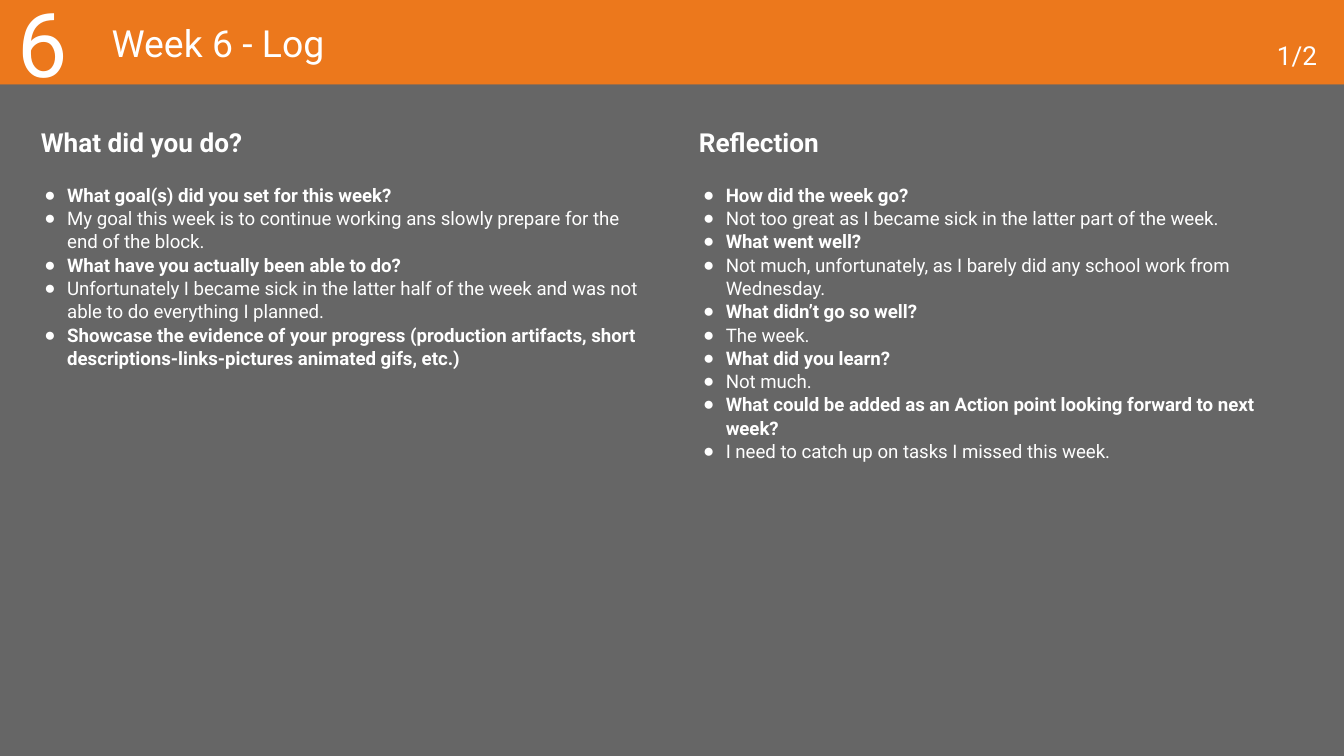
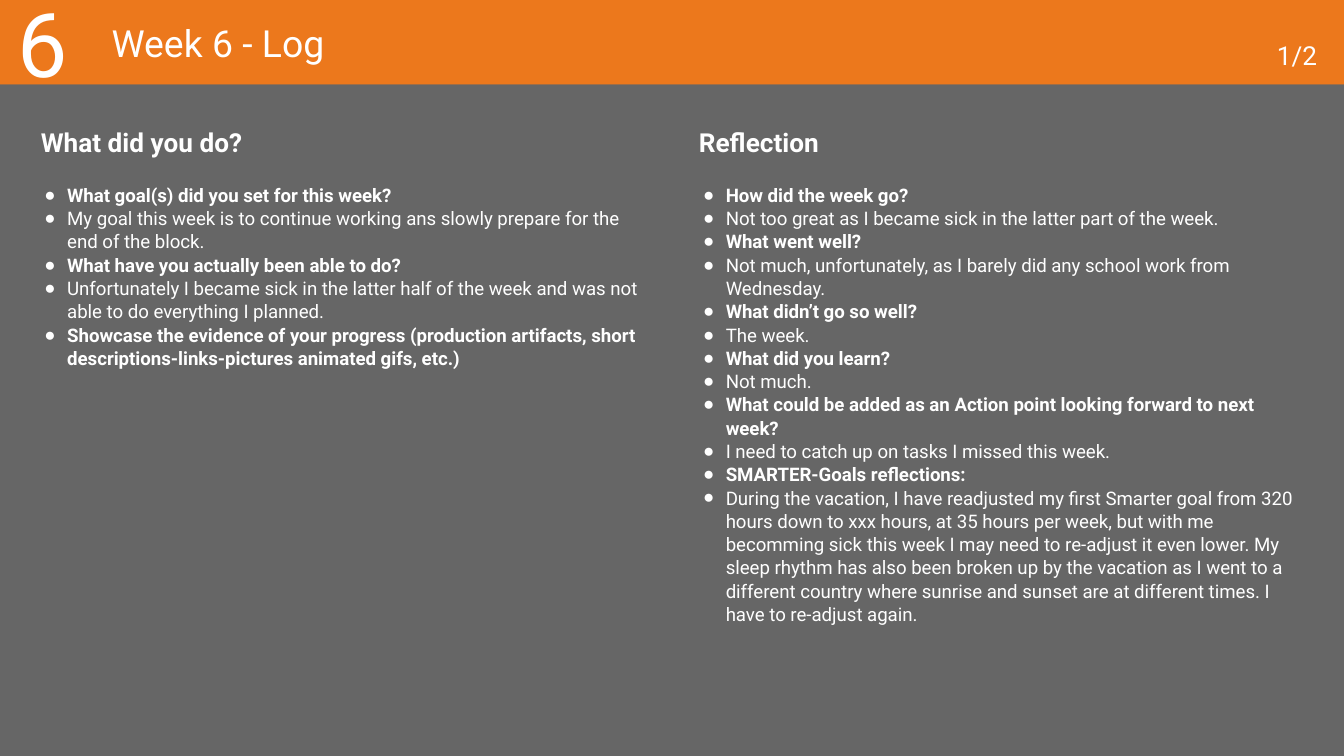
Before and after one commit to MaksBurchard240894/HFG7, a slide deck: slide 19 of Deliverables/Learning Log - Y1B-2024-25_ADSAI.pptx. Drawn at 1344x756 pixels with LibreOffice and Linux fonts; fonts in the diff are those of the drawing. Boxes give left, top, right and bottom in pixels: in the first picture for what was removed or moved away, otherwise in the second. Text is boxed around its words. In the diff, an @@ line names an element or a change of style, - is before the commit and + after.

```diff
--- a/Deliverables/Learning Log - Y1B-2024-25_ADSAI.pptx
+++ b/Deliverables/Learning Log - Y1B-2024-25_ADSAI.pptx
@@ text at [726, 467, 1292, 625]: paragraphs added @@
+● SMARTER-Goals reflections:
+● During the vacation, I have readjusted my first Smarter goal from 320 hours down to xxx hours, at 35 hours per week, but with me becomming sick this week I may need to re-adjust it even lower. My sleep rhythm has also been broken up by the vacation as I went to a different country where sunrise and sunset are at different times. I have to re-adjust again.
```
Also in this commit, not shown: 6 other slides changed, 1 other file.
